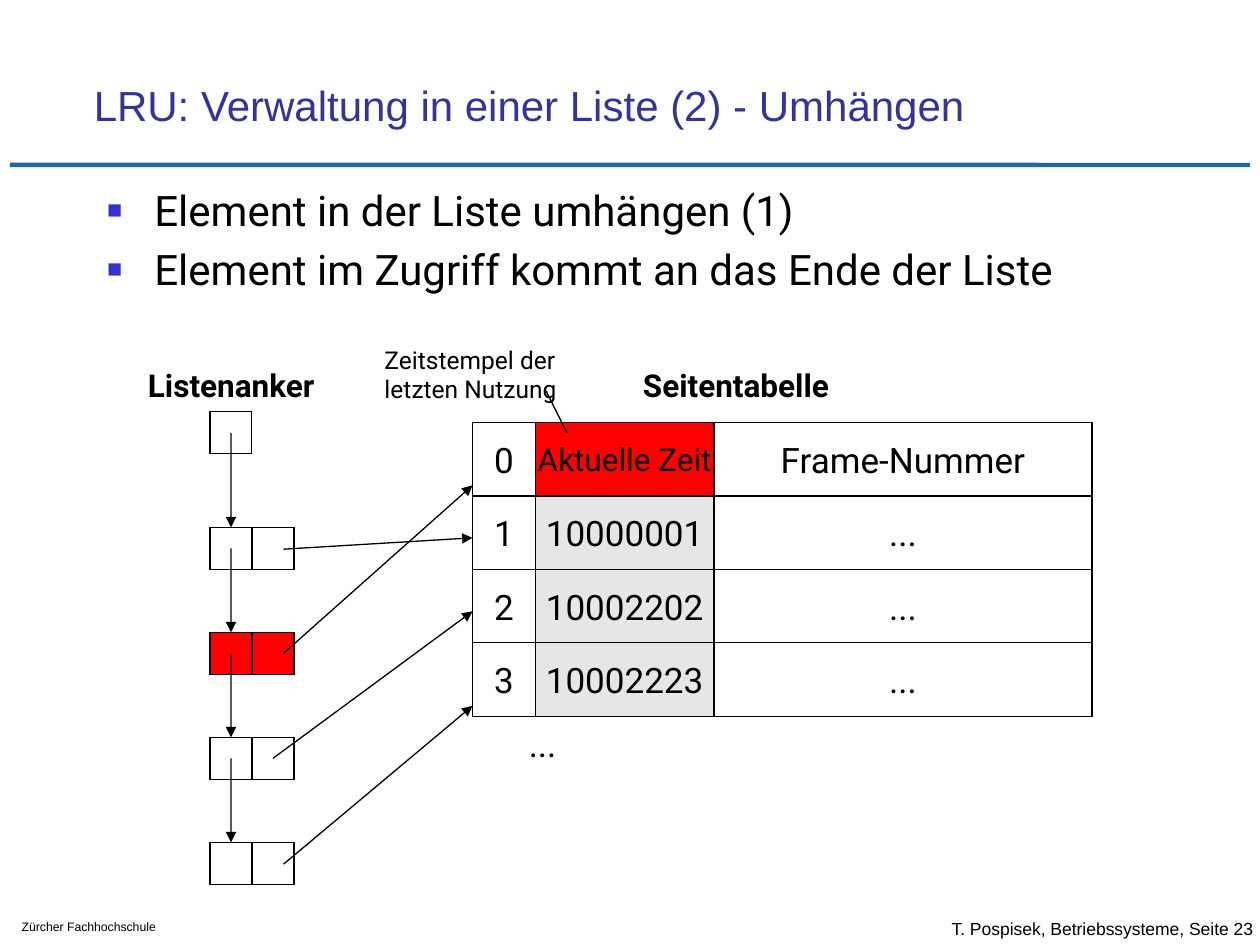
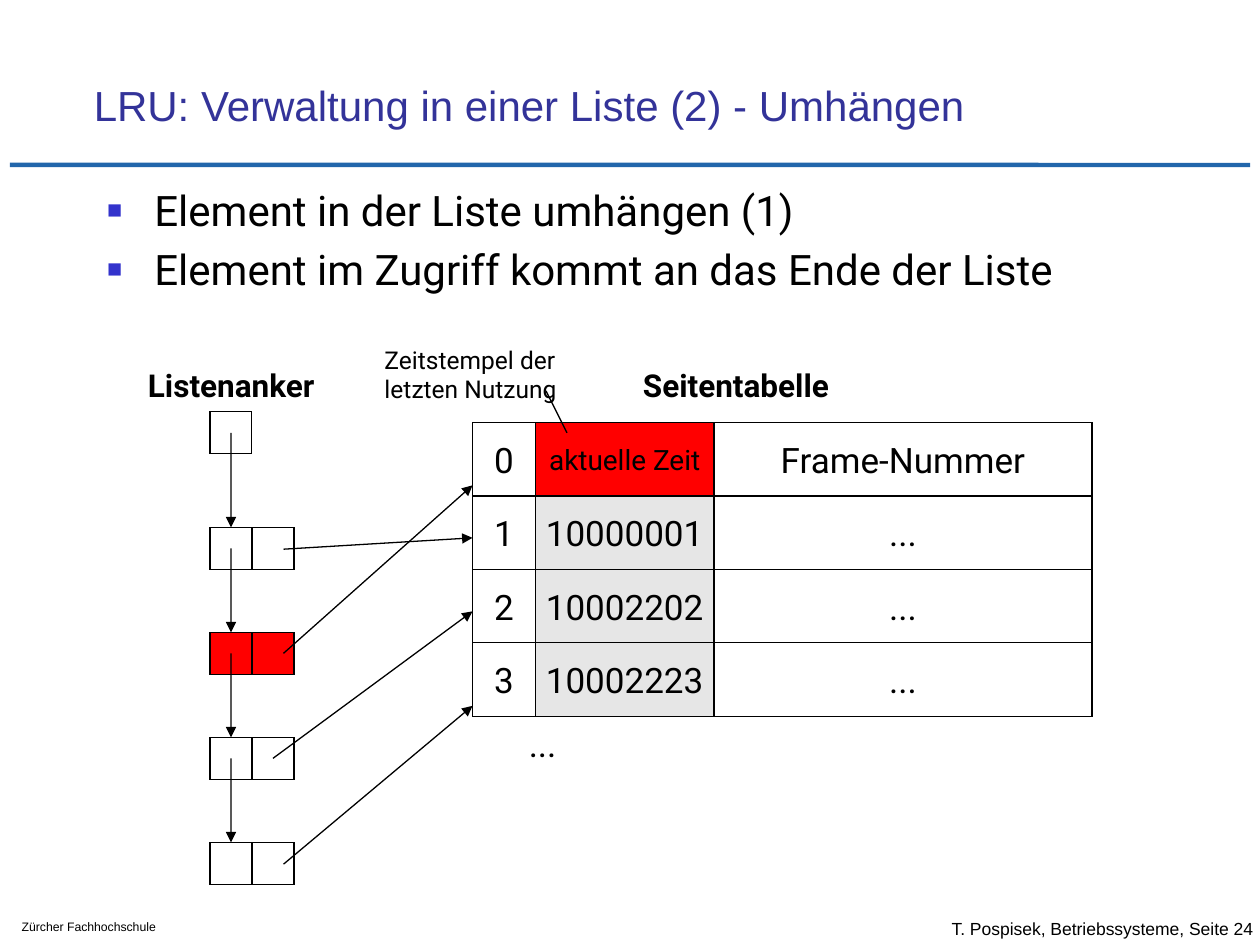
Before and after one commit to tpo/betriebssysteme, a slide deck: slide 24 of 11_Speicherverwaltung_Strategien.odp (slide 23 before the commit). Drawn at 1260x945 pixels with LibreOffice and Linux fonts; fonts in the diff are those of the drawing; background and template pictures are left out. Boxes give left, top, right and bottom in pixels: in the first picture for what was removed or moved away, otherwise in the second. Text is boxed around its words. In the diff, an @@ line names an element or a change of style, - is before the commit and + after.

```diff
--- a/11_Speicherverwaltung_Strategien.odp
+++ b/11_Speicherverwaltung_Strategien.odp
@@ text in rectangle at [549, 449, 700, 471]: text changed; size 18 to 16 pt @@
-Aktuelle Zeit
+aktuelle Zeit
@@ text at [952, 922, 1253, 939]: text changed @@
-T. Pospisek, Betriebssysteme, Seite 23
+T. Pospisek, Betriebssysteme, Seite 24
```
Also in this commit, not shown: 7 other slides changed, 1 slide added.
